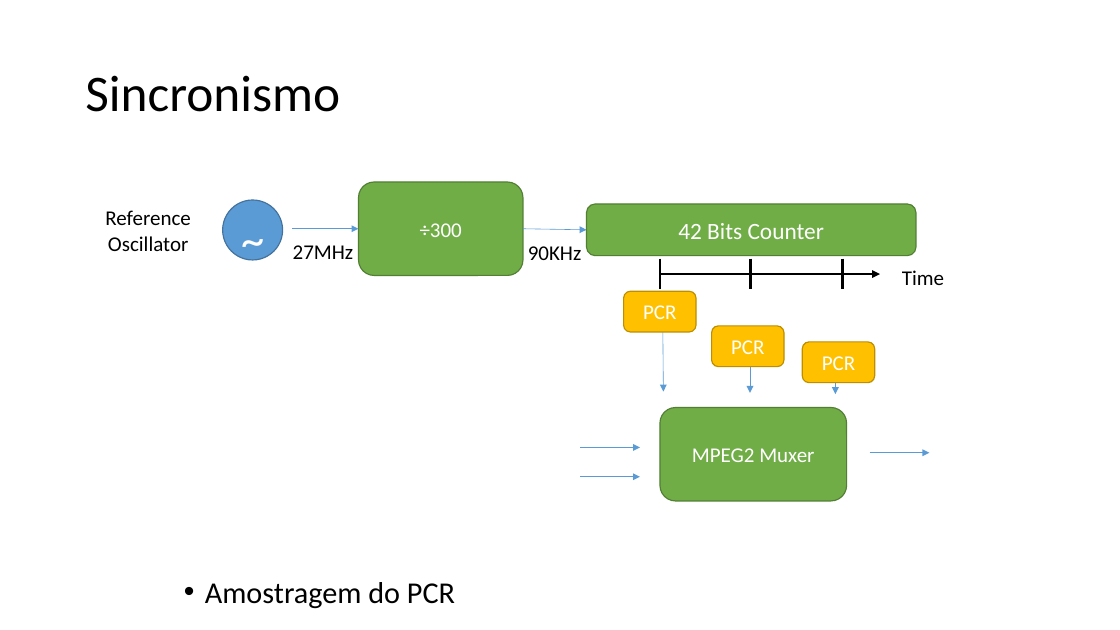
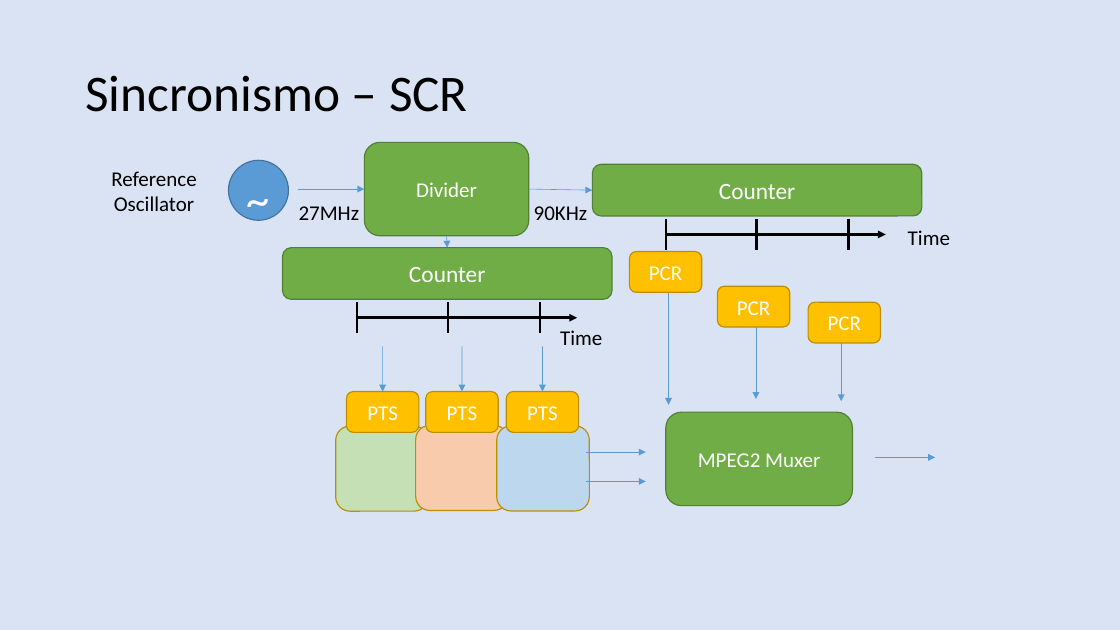
Before and after one commit to nasall2/TCC, a slide deck: slide 9 of relatorio/abntex2-modelos-1.9.2/figuras/apresentacao.pptx (slide 6 before the commit). Drawn at 1120x630 pixels with LibreOffice and Linux fonts; fonts in the diff are those of the drawing. Boxes give left, top, right and bottom in pixels: in the first picture for what was removed or moved away, otherwise in the second. Text is boxed around its words. In the diff, an @@ line names an element or a change of style, - is before the commit and + after.

```diff
--- a/relatorio/abntex2-modelos-1.9.2/figuras/apresentacao.pptx
+++ b/relatorio/abntex2-modelos-1.9.2/figuras/apresentacao.pptx
@@ background #FFFFFF to #DAE3F3 @@
@@ title at (85,75,468,112): text changed @@
-Sincronismo
+Sincronismo – SCR
@@ 5 rounded rectangles, 4 texts, 3 arrows, 3 lines, 1 ellipse: place and size @@
-5 rounded rectangles, 4 texts, 3 arrows, 3 lines, 1 ellipse at (105,182,944,383)
+5 rounded rectangles, 4 texts, 3 arrows, 3 lines, 1 ellipse at (111,142,950,344)
@@ text in rounded rectangle at (416,182,477,197): text changed @@
-÷300
+Divider
@@ text in rounded rectangle at (719,184,795,199): text changed @@
-42 Bits Counter
+Counter
@@ arrow added from (447, 236) to (447, 248), #5B9BD5 0.5 pt @@
@@ rounded rectangle added at (282,248,612,300), fill #70AD47, outline #538035 1 pt, 20 pt, text #FFFFFF @@
+Counter
@@ arrow moved from (663, 309) - (664, 392) to (669, 270) - (669, 405) @@
@@ arrow moved from (750, 339) - (750, 393) to (756, 299) - (756, 399) @@
@@ line added from (357, 302) to (357, 333), #000000 2.25 pt @@
@@ arrow added from (359, 318) to (577, 318), #000000 2.25 pt @@
@@ line added from (448, 302) to (448, 333), #000000 2.25 pt @@
@@ line added from (540, 302) to (540, 333), #000000 2.25 pt @@
@@ arrow moved from (836, 356) - (836, 394) to (841, 317) - (841, 402) @@
@@ arrow added from (383, 346) to (383, 392), #5B9BD5 0.5 pt @@
@@ arrow added from (462, 346) to (462, 392), #5B9BD5 0.5 pt @@
@@ arrow added from (543, 346) to (543, 392), #5B9BD5 0.5 pt @@
@@ text added at (560,330,602,345), 18 pt, text #000000 @@
+Time
@@ rounded rectangle added at (346,392,418,433), fill #FFC000, outline #BD8E00 1 pt, 18 pt, text #FFFFFF @@
+PTS
@@ rounded rectangle added at (426,392,498,433), fill #FFC000, outline #BD8E00 1 pt, 18 pt, text #FFFFFF @@
+PTS
@@ rounded rectangle added at (507,392,579,433), fill #FFC000, outline #BD8E00 1 pt, 18 pt, text #FFFFFF @@
+PTS
@@ rounded rectangle added at (336,426,429,511), fill #C5E0B4, outline #BD8E00 1 pt @@
@@ rounded rectangle added at (416,425,508,510), fill #F8CBAD, outline #BD8E00 1 pt @@
@@ rounded rectangle added at (497,426,589,511), fill #BDD7EE, outline #BD8E00 1 pt @@
@@ 3 arrows, 1 rounded rectangle: place and size @@
-3 arrows, 1 rounded rectangle at (581,408,929,501)
+3 arrows, 1 rounded rectangle at (586,413,935,506)
@@ text removed at (205,582,455,609) @@
-• Amostragem do PCR
```
Also in this commit, not shown: 6 other slides changed, 8 slides added, 2 slides removed, 4 other files.
